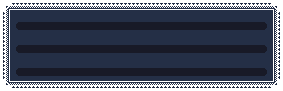
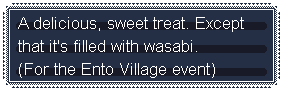
Layered file, before and after one edit (283x91). Changes by layer:
added layer "EN" above "JP" over <box>18,17,244,78</box>
renamed "sアイテム解説74ドーナッツ.png" to "sアイテム解説01水.png", painted on it over <box>18,17,244,78</box>
